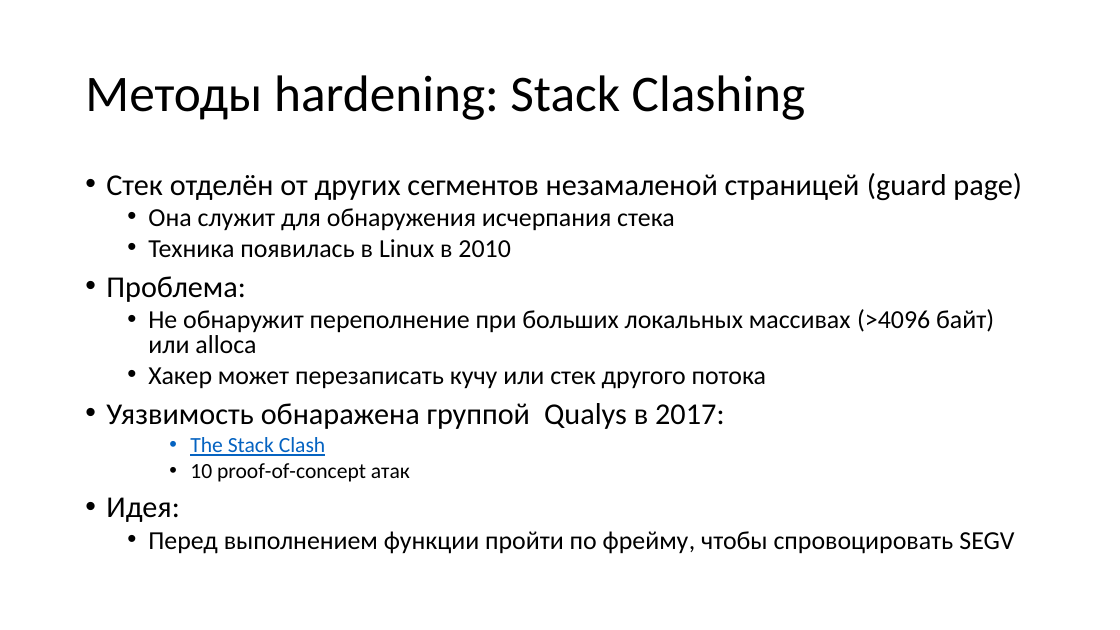
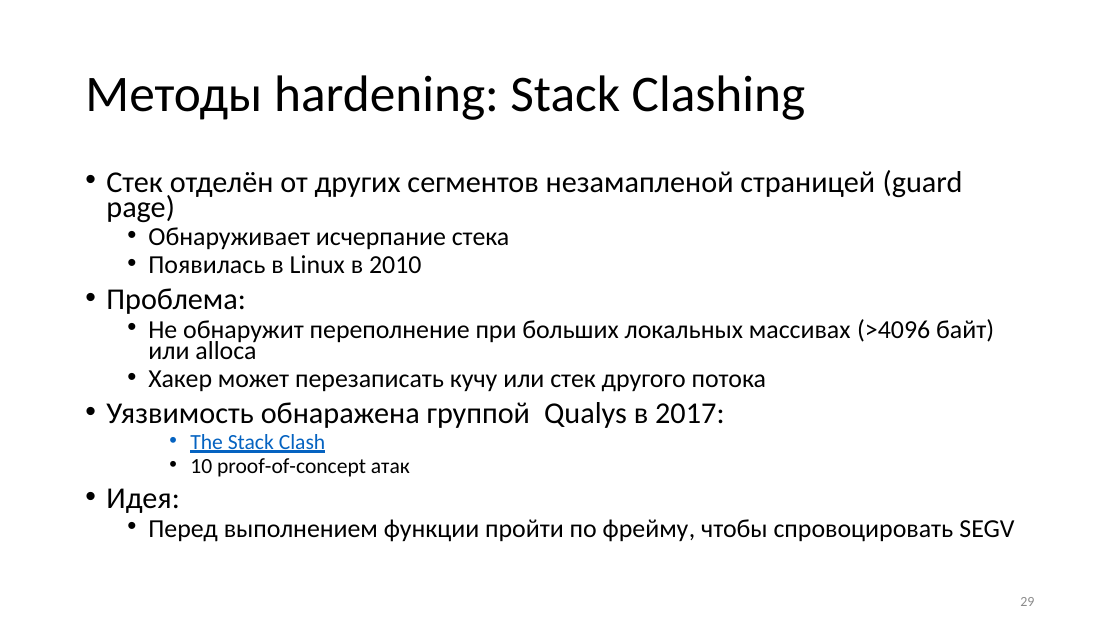
Before and after one commit to yugr/slides, a slide deck: slide 29 of CppZeroCost/2025/RU.pptx. Drawn at 1120x630 pixels with LibreOffice and Linux fonts; fonts in the diff are those of the drawing. Boxes give left, top, right and bottom in pixels: in the first picture for what was removed or moved away, otherwise in the second. Text is boxed around its words. In the diff, an @@ line names an element or a change of style, - is before the commit and + after.

```diff
--- a/CppZeroCost/2025/RU.pptx
+++ b/CppZeroCost/2025/RU.pptx
@@ text at [106, 170, 963, 274]: text changed; size 22.2 to 25.9 pt @@
-• Стек отделён от других сегментов незамаленой страницей (guard page)
-  • Она служит для обнаружения исчерпания стека
-  • Техника появилась в Linux в 2010
+• Стек отделён от других сегментов незамапленой страницей (guard page)
+  • Обнаруживает исчерпание стека
+  • Появилась в Linux в 2010
@@ text at [106, 288, 1014, 542]: line spacing 0.8 to 0.7 @@
@@ page number added at [1020, 597, 1034, 606], 12 pt, text #8C8C8C @@
+29
```
Also in this commit, not shown: 88 other slides changed, 1 slide added, 1 slide removed, 2 other files.
